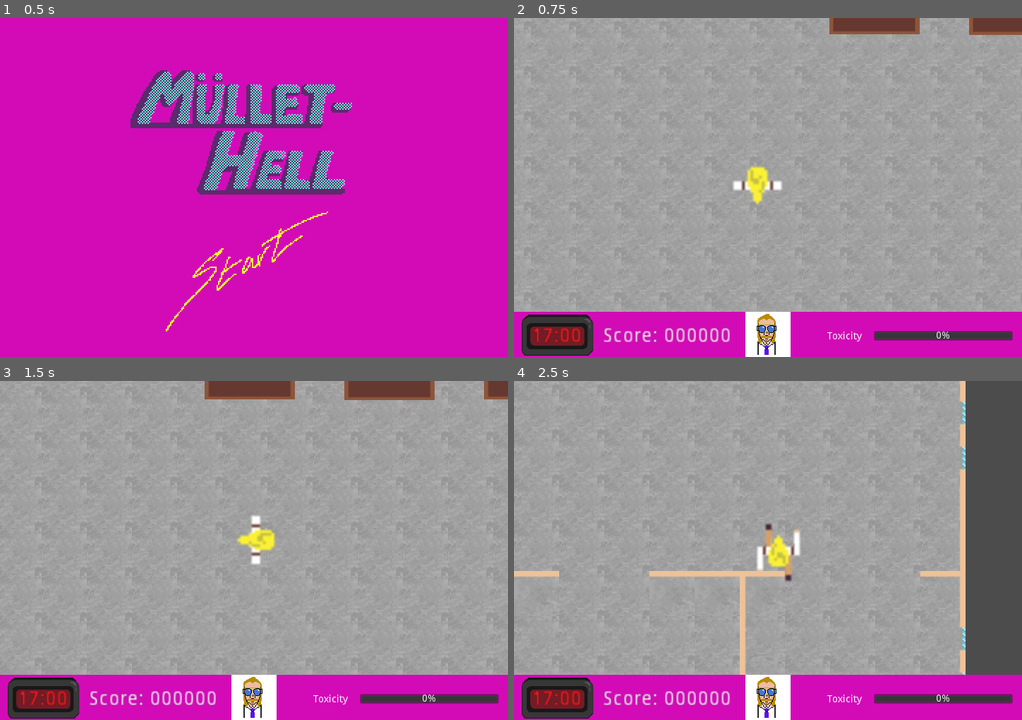
Above: before the commit, frames 1-4 (two rows, left to right).
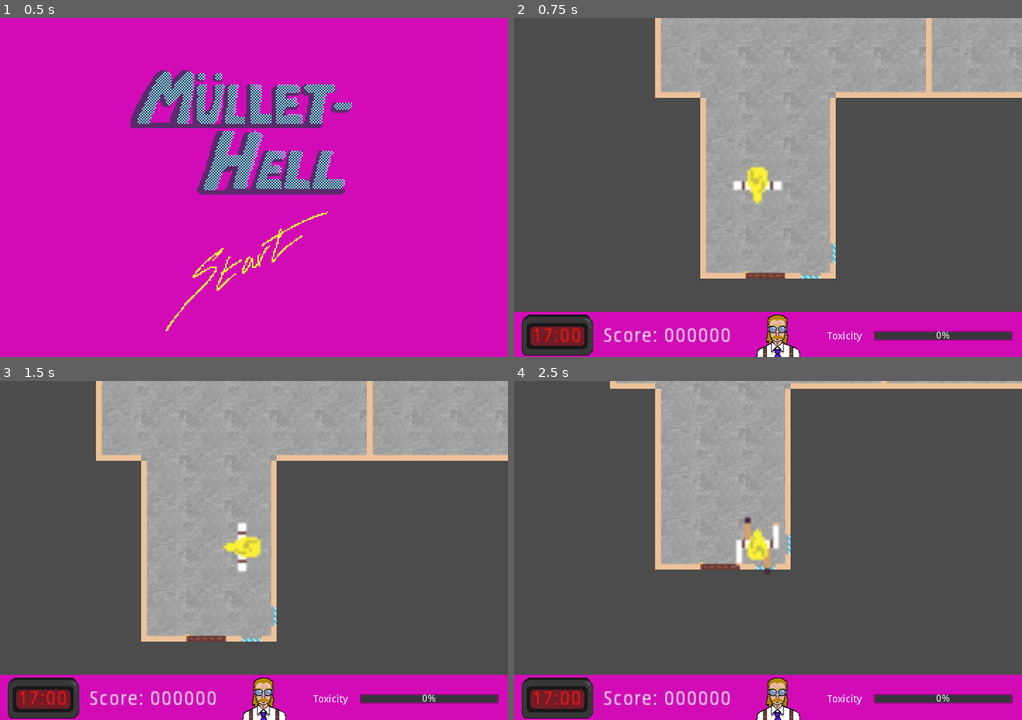
Above: after the commit, the same moments.

Repository: ciaranmul/mullet-hell
Game: Godot game, scene res://scenes/Main.tscn
Same seed, same stepped clock (60 frames per second), same inputs: the game is played once before the commit and once after it. The project has no main scene, so this scene is started directly.
Inputs (mouse positions are in pixels of both pictures, inside the frame that each line leads up to):
- Up to frame 1 (0.5 s): no input
- Up to frame 2 (0.75 s): click (768, 279) at 0.5 s
- Up to frame 3 (1.5 s): tap Enter at 1.25 s; hold Right (ui_right) from 1.28 s (still down); tap E (interact, bound only after the commit) at 1.35 s
- Up to frame 4 (2.5 s): release Right (ui_right) at 2.03 s; hold Down (ui_down) from 2.03 s (still down); tap E (interact, bound only after the commit) at 2.1 s

Frame 1 is identical in both runs. In frame 2, 61% of the frame differs, in the area x 0-100%, y 0-100%; in frame 3, 60%; in frame 4, 66%.

Commit message:
interaction system baybee

Diff:
--- a/project.godot
+++ b/project.godot
@@ -8,9 +8,20 @@
 
 config_version=4
 
-_global_script_classes=[  ]
+_global_script_classes=[ {
+"base": "Control",
+"class": "InteractionComponentUI",
+"language": "GDScript",
+"path": "res://scripts/InteractionComponentUI.gd"
+}, {
+"base": "KinematicBody2D",
+"class": "Player",
+"language": "GDScript",
+"path": "res://scripts/Player.gd"
+} ]
 _global_script_class_icons={
-
+"InteractionComponentUI": "",
+"Player": ""
 }
 
 [application]
@@ -56,6 +67,17 @@
 , Object(InputEventKey,"resource_local_to_scene":false,"resource_name":"","device":0,"alt":false,"shift":false,"control":false,"meta":false,"command":false,"pressed":false,"scancode":83,"unicode":0,"echo":false,"script":null)
  ]
 }
+interact={
+"deadzone": 0.5,
+"events": [ Object(InputEventKey,"resource_local_to_scene":false,"resource_name":"","device":0,"alt":false,"shift":false,"control":false,"meta":false,"command":false,"pressed":false,"scancode":69,"unicode":0,"echo":false,"script":null)
+ ]
+}
+
+[layer_names]
+
+2d_physics/layer_1="default"
+2d_physics/layer_2="environment"
+2d_physics/layer_3="interactable"
 
 [rendering]
 
--- a/scenes/Desk.tscn
+++ b/scenes/Desk.tscn
@@ -1,11 +1,12 @@
-[gd_scene load_steps=4 format=2]
+[gd_scene load_steps=5 format=2]
 
 [ext_resource path="res://sprites/objects/desk.png" type="Texture" id=1]
+[ext_resource path="res://scripts/Desk.gd" type="Script" id=2]
 
-[sub_resource type="RectangleShape2D" id=2]
+[sub_resource type="RectangleShape2D" id=1]
 extents = Vector2( 32.1318, 16.0515 )
 
-[sub_resource type="SpriteFrames" id=1]
+[sub_resource type="SpriteFrames" id=2]
 animations = [ {
 "frames": [ ExtResource( 1 ) ],
 "loop": true,
@@ -14,13 +15,15 @@
 } ]
 
 [node name="Desk" type="RigidBody2D"]
+collision_layer = 5
 gravity_scale = 0.0
 linear_damp = 10.0
 angular_damp = 5.0
+script = ExtResource( 2 )
 
 [node name="CollisionShape2D" type="CollisionShape2D" parent="."]
-shape = SubResource( 2 )
+shape = SubResource( 1 )
 
 [node name="AnimatedSprite" type="AnimatedSprite" parent="."]
 position = Vector2( 0, -0.0376148 )
-frames = SubResource( 1 )
+frames = SubResource( 2 )
--- /dev/null
+++ b/scenes/InteractableComponent.tscn
@@ -0,0 +1,15 @@
+[gd_scene load_steps=3 format=2]
+
+[ext_resource path="res://scripts/InteractableComponent.gd" type="Script" id=1]
+
+[sub_resource type="RectangleShape2D" id=1]
+extents = Vector2( 5.95176, 6.38444 )
+
+[node name="InteractableComponent" type="Area2D"]
+collision_layer = 4
+script = ExtResource( 1 )
+
+[node name="CollisionShape2D" type="CollisionShape2D" parent="."]
+shape = SubResource( 1 )
+[connection signal="body_entered" from="." to="." method="_on_InteractableComponent_body_entered"]
+[connection signal="body_exited" from="." to="." method="_on_InteractableComponent_body_exited"]
--- /dev/null
+++ b/scenes/InteractionComponentUI.tscn
@@ -0,0 +1,30 @@
+[gd_scene load_steps=3 format=2]
+
+[ext_resource path="res://scripts/InteractionComponentUI.gd" type="Script" id=1]
+[ext_resource path="res://sprites/HUD/cursor1.png" type="Texture" id=2]
+
+[node name="InteractionComponentUI" type="Control"]
+anchor_right = 1.0
+anchor_bottom = 1.0
+script = ExtResource( 1 )
+__meta__ = {
+"_edit_use_anchors_": false
+}
+interaction_texture_nodepath = NodePath("HBoxContainer/TextureRect")
+interaction_text_nodepath = NodePath("HBoxContainer/RichTextLabel")
+
+[node name="HBoxContainer" type="HBoxContainer" parent="."]
+__meta__ = {
+"_edit_use_anchors_": false
+}
+
+[node name="TextureRect" type="TextureRect" parent="HBoxContainer"]
+margin_right = 28.0
+margin_bottom = 28.0
+texture = ExtResource( 2 )
+
+[node name="RichTextLabel" type="RichTextLabel" parent="HBoxContainer"]
+margin_left = 32.0
+margin_right = 32.0
+margin_bottom = 28.0
+text = "Interact"
--- a/scenes/Main.tscn
+++ b/scenes/Main.tscn
@@ -10,7 +10,7 @@
 [ext_resource path="res://scenes/Desk.tscn" type="PackedScene" id=8]
 [ext_resource path="res://scripts/HUD.gd" type="Script" id=9]
 [ext_resource path="res://sprites/HUD/clock.png" type="Texture" id=10]
-[ext_resource path="res://sprites/HUD/Player_Portraits/player.png" type="Texture" id=11]
+[ext_resource path="res://sprites/HUD/Player_Portraits/Untitled 2 2.png" type="Texture" id=11]
 [ext_resource path="res://sprites/tiles/mullet_hell_northeast_corner_wall_windows32px.png" type="Texture" id=12]
 [ext_resource path="res://sprites/tiles/southwest_corner_wall_windows.png" type="Texture" id=13]
 [ext_resource path="res://sprites/tiles/south_wall_door_right_closed.png" type="Texture" id=14]
@@ -27,6 +27,10 @@
 [ext_resource path="res://sprites/tiles/south_wall_windows32px.png" type="Texture" id=25]
 [ext_resource path="res://sprites/tiles/west_wall_window.png" type="Texture" id=26]
 [ext_resource path="res://scenes/Menu.tscn" type="PackedScene" id=27]
+[ext_resource path="res://sprites/HUD/Player_Portraits/Untitled_2_2_2_3.png" type="Texture" id=28]
+[ext_resource path="res://sprites/HUD/Player_Portraits/Untitled_2_2_2_3_2.png" type="Texture" id=29]
+[ext_resource path="res://sprites/HUD/Player_Portraits/Untitled_2_2_2.png" type="Texture" id=30]
+[ext_resource path="res://sprites/HUD/Player_Portraits/Untitled_2_2_2_2.png" type="Texture" id=31]
 
 [sub_resource type="ConvexPolygonShape2D" id=2]
 points = PoolVector2Array( 0, 0, 4.13173, 0, 4.13173, 32, 0, 32 )
@@ -500,6 +504,14 @@
 } ]
 19/z_index = 0
 
+[sub_resource type="SpriteFrames" id=21]
+animations = [ {
+"frames": [ ExtResource( 11 ), ExtResource( 30 ), ExtResource( 31 ), ExtResource( 28 ), ExtResource( 29 ) ],
+"loop": true,
+"name": "default",
+"speed": 5.0
+} ]
+
 [node name="Main" type="Node"]
 script = ExtResource( 2 )
 
@@ -513,7 +525,7 @@
 wait_time = 20.0
 
 [node name="StartPosition" type="Position2D" parent="."]
-position = Vector2( 360, 400 )
+position = Vector2( 111.945, 733.92 )
 
 [node name="Player" parent="." instance=ExtResource( 1 )]
 position = Vector2( 359.409, 239.88 )
@@ -615,16 +627,10 @@
 "_edit_use_anchors_": false
 }
 
-[node name="Portrait" type="TextureRect" parent="HUD/BottomBar"]
-margin_left = 328.0
-margin_top = 416.486
-margin_right = 456.0
-margin_bottom = 544.486
-rect_scale = Vector2( 0.5, 0.5 )
-texture = ExtResource( 11 )
-__meta__ = {
-"_edit_use_anchors_": false
-}
+[node name="Portrait" type="AnimatedSprite" parent="HUD/BottomBar"]
+position = Vector2( 375.449, 448.968 )
+scale = Vector2( 0.5, 0.5 )
+frames = SubResource( 21 )
 
 [node name="Score" type="Label" parent="HUD/BottomBar"]
 margin_left = 125.783
--- a/scenes/Player.tscn
+++ b/scenes/Player.tscn
@@ -1,7 +1,8 @@
-[gd_scene load_steps=12 format=2]
+[gd_scene load_steps=15 format=2]
 
 [ext_resource path="res://sprites/player/walk8.png" type="Texture" id=1]
 [ext_resource path="res://scripts/Player.gd" type="Script" id=2]
+[ext_resource path="res://scenes/InteractableComponent.tscn" type="PackedScene" id=3]
 [ext_resource path="res://sprites/player/walk1.png" type="Texture" id=4]
 [ext_resource path="res://sprites/player/walk2.png" type="Texture" id=5]
 [ext_resource path="res://sprites/player/walk3.png" type="Texture" id=6]
@@ -9,6 +10,8 @@
 [ext_resource path="res://sprites/player/walk5.png" type="Texture" id=8]
 [ext_resource path="res://sprites/player/walk6.png" type="Texture" id=9]
 [ext_resource path="res://sprites/player/walk7.png" type="Texture" id=10]
+[ext_resource path="res://scenes/InteractionComponentUI.tscn" type="PackedScene" id=11]
+[ext_resource path="res://sprites/HUD/cursor1.png" type="Texture" id=12]
 
 [sub_resource type="SpriteFrames" id=1]
 animations = [ {
@@ -27,9 +30,22 @@
 scale = Vector2( 2, 2 )
 script = ExtResource( 2 )
 
+[node name="InteractionComponentUI" parent="." instance=ExtResource( 11 )]
+margin_left = 3.312
+margin_top = -29.198
+margin_right = 3.312
+margin_bottom = -29.198
+interaction_component_nodepath = NodePath("../AnimatedSprite/InteractableComponent")
+interaction_default_texture = ExtResource( 12 )
+interaction_default_text = "Interact"
+
 [node name="AnimatedSprite" type="AnimatedSprite" parent="."]
 position = Vector2( -3.71312, -0.359335 )
 frames = SubResource( 1 )
+
+[node name="InteractableComponent" parent="AnimatedSprite" instance=ExtResource( 3 )]
+position = Vector2( 0.489429, -6.83877 )
+interaction_parent = NodePath("../..")
 
 [node name="CollisionShape2D" type="CollisionShape2D" parent="."]
 position = Vector2( -3.3719, -0.513508 )
--- /dev/null
+++ b/scripts/Desk.gd
@@ -0,0 +1,18 @@
+extends RigidBody2D
+
+# Called when the node enters the scene tree for the first time.
+func _ready():
+    $AnimatedSprite.frame = 0
+    $AnimatedSprite.stop()
+
+func interaction_can_interact(interactionComponentParent: Node) -> bool:
+    return interactionComponentParent is Player
+
+func interaction_get_text() -> String:
+    return "Smash"
+
+func interaction_interact(interactionComponentParent : Node) -> void:
+    print("interacted with")
+    $AnimatedSprite.frame = 1
+
+    collision_layer = collision_layer ^ 4
--- /dev/null
+++ b/scripts/InteractableComponent.gd
@@ -0,0 +1,33 @@
+extends Area2D
+
+export var interaction_parent : NodePath
+
+signal on_interactable_changed(newInteractable)
+
+var interaction_target: Node
+
+func _process(delta):
+    if(interaction_target != null and Input.is_action_just_pressed("interact")):
+        if(interaction_target.has_method("interaction_interact")):
+            interaction_target.interaction_interact(self)
+
+
+func _on_InteractableComponent_body_entered(body):
+    print("_on_InteractableComponent_body_entered()")
+    var can_interact := false
+
+    if (body.has_method("interaction_can_interact")):
+        can_interact = body.interaction_can_interact(get_node(interaction_parent))
+
+    if not can_interact:
+        return
+
+    interaction_target = body
+    emit_signal("on_interactable_changed", interaction_target)
+
+
+func _on_InteractableComponent_body_exited(body):
+    print("_on_InteractableComponent_body_exited()")
+    if (body == interaction_target):
+        interaction_target = null
+        emit_signal("on_interactable_changed", null)
--- /dev/null
+++ b/scripts/InteractionComponentUI.gd
@@ -0,0 +1,53 @@
+extends Control
+class_name InteractionComponentUI
+
+export var interaction_component_nodepath : NodePath
+
+export var interaction_texture_nodepath : NodePath
+export var interaction_text_nodepath : NodePath
+export var interaction_default_texture: Texture
+export var interaction_default_text: String
+
+var fixed_position : Vector2
+
+func _ready():
+    get_node(interaction_component_nodepath).connect("on_interactable_changed", self, "interactable_target_changed", [], CONNECT_DEFERRED)
+
+    hide()
+
+func _process(delta):
+    set_global_position(fixed_position)
+
+func interactable_target_changed(newInteractable : Node) -> void:
+    if (newInteractable == null):
+        hide()
+        return
+
+    # Otherwise, we've encountered something new
+    # We want to get the icon we should display from it, along with the text
+
+    # Start by grabbing our default texture & text
+    var interaction_texture := interaction_default_texture
+    var interaction_text := interaction_default_text
+
+    # Then check whether the interactable has a custom texture
+    if (newInteractable.has_method("interaction_get_texture")):
+        interaction_texture = newInteractable.interaction_get_texture()
+
+    # Or custom text
+    if (newInteractable.has_method("interaction_get_text")):
+        interaction_text = newInteractable.interaction_get_text()
+
+    # We'll update our texture and text
+    get_node(interaction_texture_nodepath).texture = interaction_texture
+    get_node(interaction_text_nodepath).text = interaction_text
+
+    # Record the position we should fix ourselves to
+    # This should be just above the interactable item
+    fixed_position = Vector2(newInteractable.get_global_position().x, newInteractable.get_global_position().y - 50)
+
+    # Move to our fixed position
+    self.set_global_position(fixed_position)
+
+    # Then ensure we show ourselves
+    show()
--- a/scripts/Player.gd
+++ b/scripts/Player.gd
@@ -1,6 +1,9 @@
 extends KinematicBody2D
+class_name Player
 
 export var speed = 400  # How fast the player will move (pixels/sec).
+
+var toxicity_percent = 0
 
 # Called when the node enters the scene tree for the first time.
 func _ready():
@@ -20,7 +23,7 @@
     var movement = speed * direction * delta
 
     if not is_zero_approx(movement.x) or not is_zero_approx(movement.y):
-        rotation = movement.angle() + (90 * PI / 180) # I dont wanna fuk wit da sprites
+        $AnimatedSprite.rotation = movement.angle() + (90 * PI / 180) # I dont wanna fuk wit da sprites
         $AnimatedSprite.play()
     else:
         $AnimatedSprite.stop()
Not shown: 1 places in scenes/Main.tscn that only renumber resources
Binary file added: sprites/HUD/Player_Portraits/Untitled 2 2.png
Not shown, added: sprites/HUD/Player_Portraits/Untitled 2 2.png.import
Binary file added: sprites/HUD/Player_Portraits/Untitled_2_2_2.png
Not shown, added: sprites/HUD/Player_Portraits/Untitled_2_2_2.png.import
Binary file added: sprites/HUD/Player_Portraits/Untitled_2_2_2_2.png
Not shown, added: sprites/HUD/Player_Portraits/Untitled_2_2_2_2.png.import
Binary file added: sprites/HUD/Player_Portraits/Untitled_2_2_2_3.png
Not shown, added: sprites/HUD/Player_Portraits/Untitled_2_2_2_3.png.import
Binary file added: sprites/HUD/Player_Portraits/Untitled_2_2_2_3_2.png
Not shown, added: sprites/HUD/Player_Portraits/Untitled_2_2_2_3_2.png.import
Binary file removed: sprites/HUD/Player_Portraits/player.png
(and 4 more such lines)
